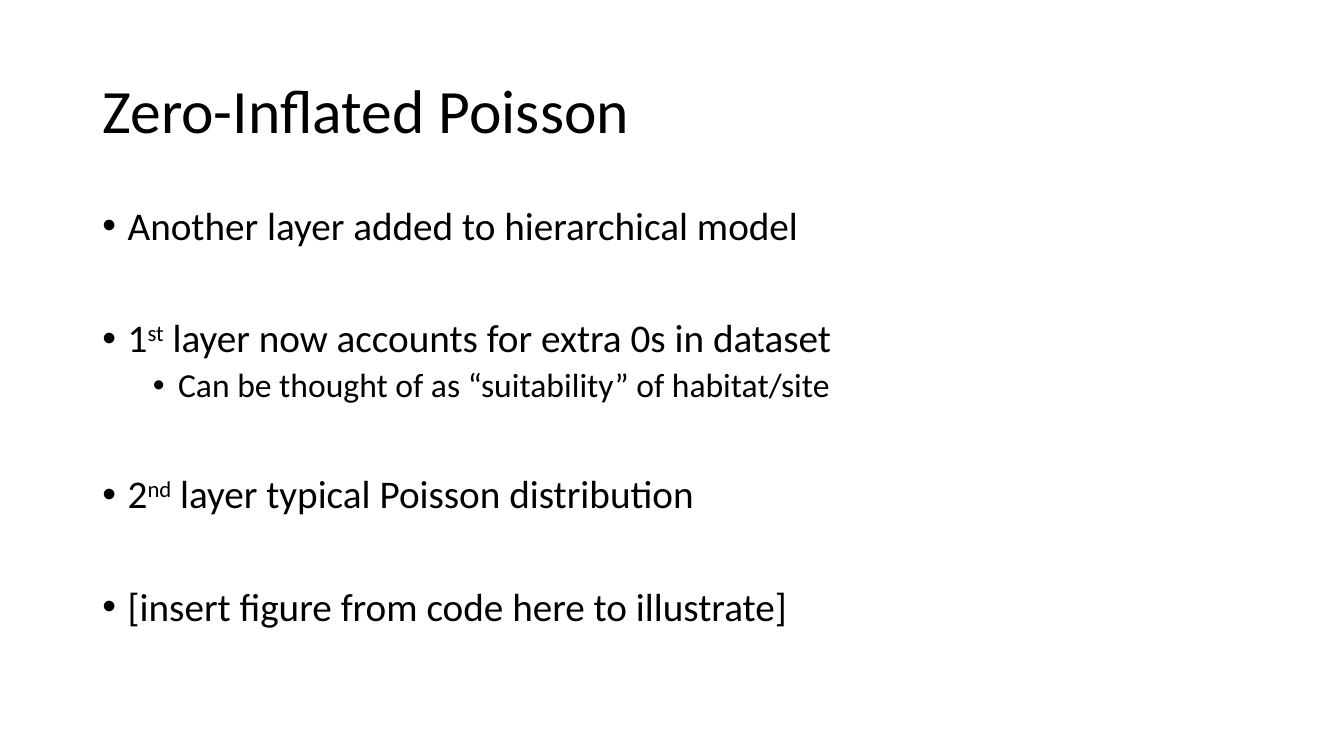
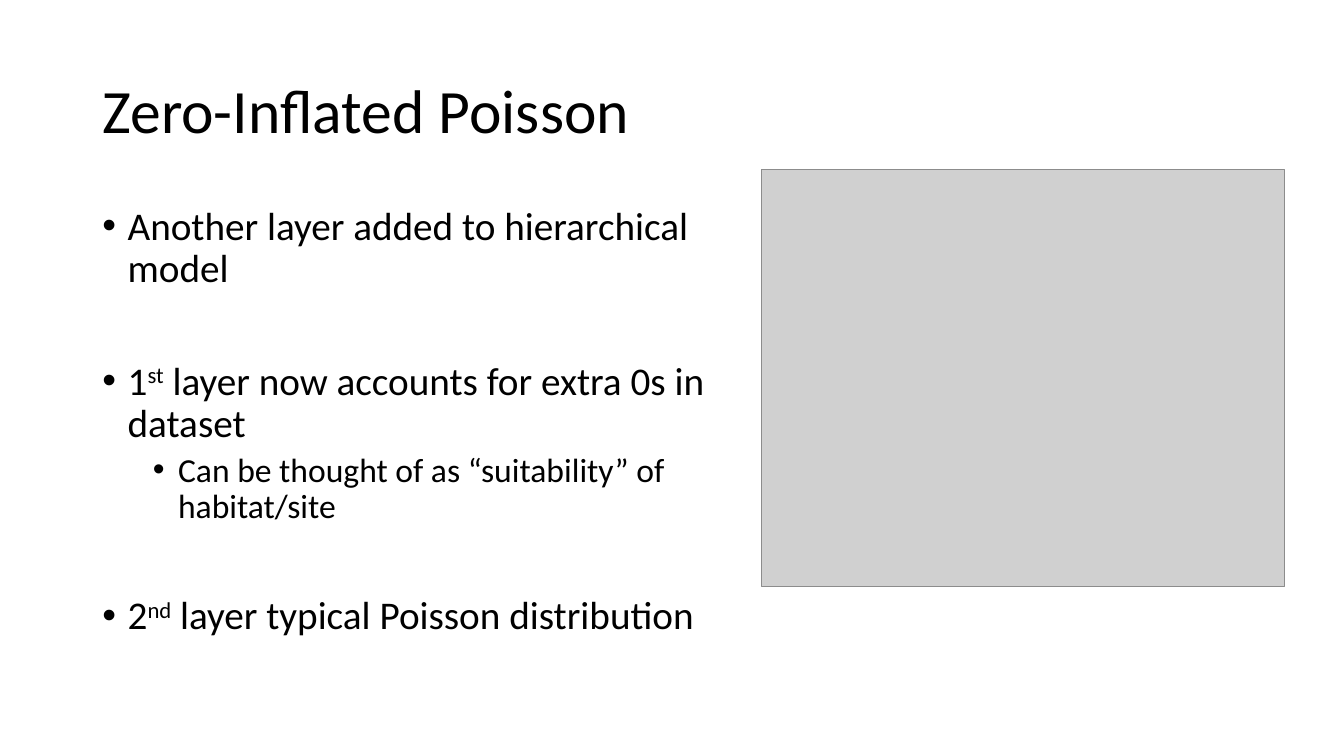
Before and after one commit to evanmadams/NAOC2020-Count-Data-Workshop, a slide deck: slide 3 of lessons/Nmix advanced.pptx. Drawn at 1344x756 pixels with LibreOffice and Linux fonts; fonts in the diff are those of the drawing; grey boxes stand for pictures. Boxes give left, top, right and bottom in pixels: in the first picture for what was removed or moved away, otherwise in the second. Text is boxed around its words. In the diff, an @@ line names an element or a change of style, - is before the commit and + after.

```diff
--- a/lessons/Nmix advanced.pptx
+++ b/lessons/Nmix advanced.pptx
@@ picture added at (762,169,1286,586) @@
@@ text at (128,592,787,628): paragraph removed @@
-• [insert figure from code here to illustrate]
```
Also in this commit, not shown: 3 other slides changed, 5 slides added, 6 slides removed, 2 other files.
